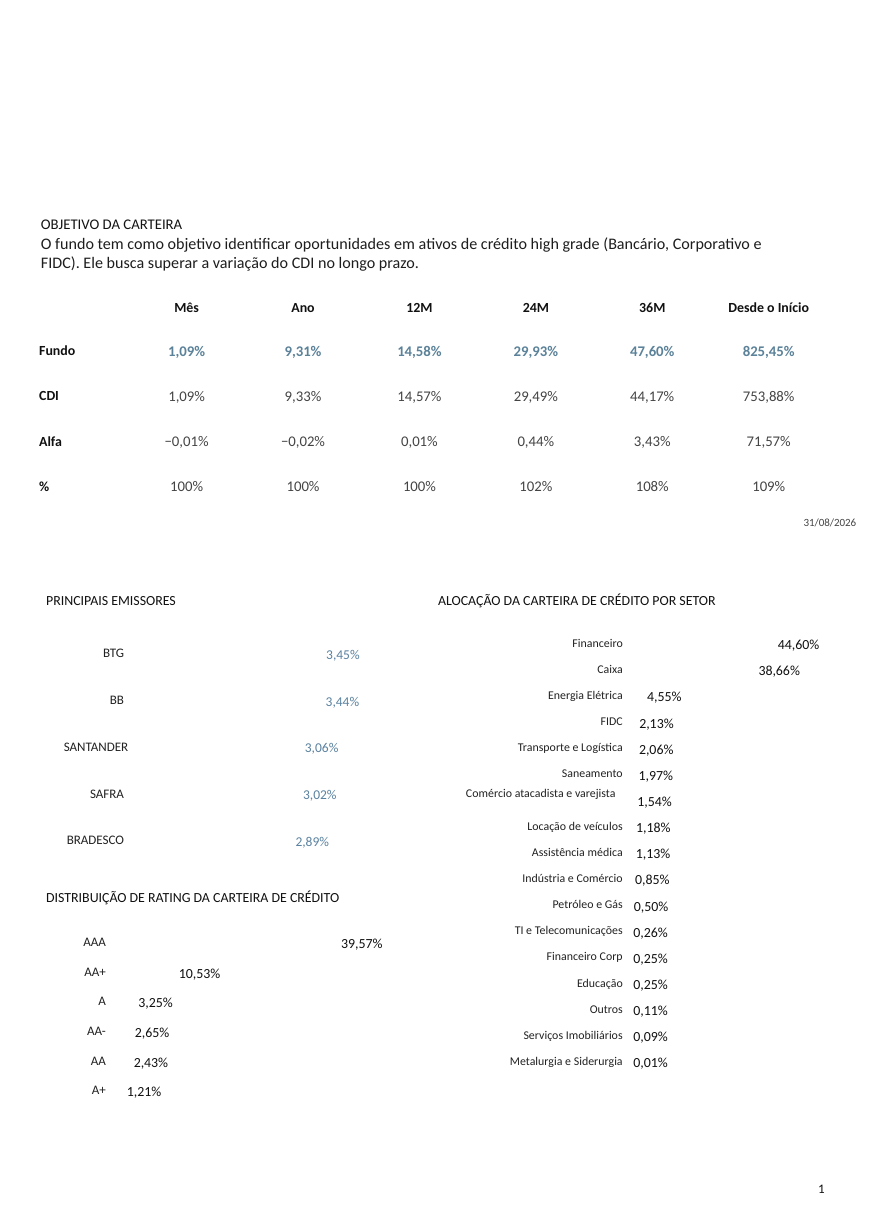
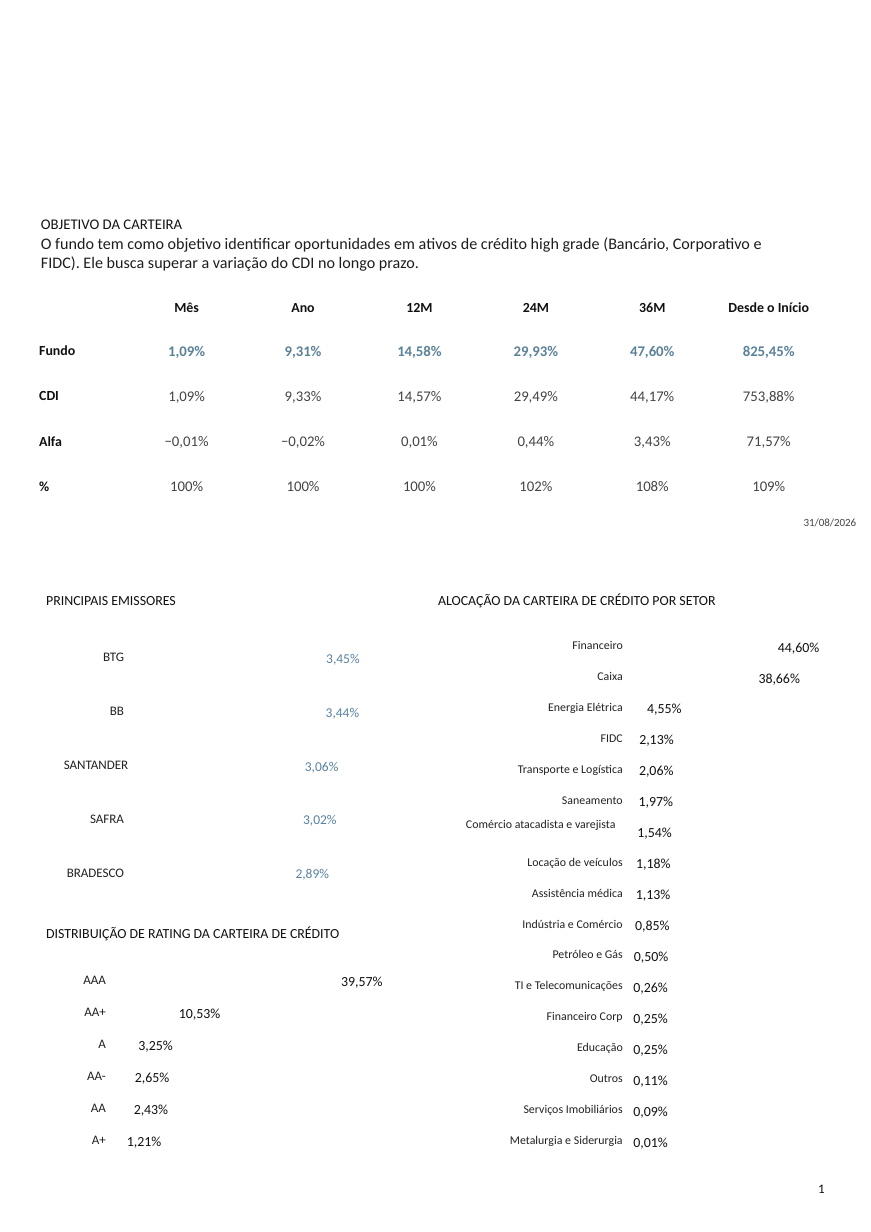
Before and after one commit to orenanchaves/Tivio-teste, a slide deck: slide 1 of AutomaTivio/saida/2026-08/pptx/Tivio Institucional - Relatório de Gestão - Agosto 2026.pptx. Drawn at 871x1232 pixels with LibreOffice and Linux fonts; fonts in the diff are those of the drawing; background and template pictures are left out. Boxes give left, top, right and bottom in pixels: in the first picture for what was removed or moved away, otherwise in the second. Text is boxed around its words. In the diff, an @@ line names an element or a change of style, - is before the commit and + after.

```diff
--- a/AutomaTivio/saida/2026-08/pptx/Tivio Institucional - Relatório de Gestão - Agosto 2026.pptx
+++ b/AutomaTivio/saida/2026-08/pptx/Tivio Institucional - Relatório de Gestão - Agosto 2026.pptx
@@ text "BTG": place and size @@
-text "BTG" at [103, 648, 124, 657]
+text "BTG" at [103, 652, 124, 661]
@@ text "3,45%": place and size @@
-text "3,45%" at [326, 650, 359, 661]
+text "3,45%" at [326, 654, 359, 665]
@@ 6 texts: place and size @@
-6 texts at [110, 665, 800, 708]
+6 texts at [110, 672, 800, 719]
@@ text "FIDC": place and size @@
-text "FIDC" at [601, 717, 623, 725]
+text "FIDC" at [601, 734, 623, 742]
@@ text "2,13%": place and size @@
-text "2,13%" at [639, 718, 673, 730]
+text "2,13%" at [639, 734, 673, 746]
@@ 3 texts: place and size @@
-3 texts at [64, 742, 673, 756]
+3 texts at [64, 760, 673, 777]
@@ 5 texts: place and size @@
-5 texts at [90, 743, 673, 801]
+5 texts at [90, 765, 673, 826]
@@ text "Comércio atacadista e varejista": place and size @@
-text "Comércio atacadista e varejista" at [466, 788, 616, 799]
+text "Comércio atacadista e varejista" at [466, 819, 616, 830]
@@ text "1,54%": place and size @@
-text "1,54%" at [637, 796, 671, 808]
+text "1,54%" at [637, 827, 671, 839]
@@ 5 texts: place and size @@
-5 texts at [46, 821, 670, 905]
+5 texts at [46, 857, 670, 941]
@@ 6 texts: place and size @@
-6 texts at [87, 873, 669, 1069]
+6 texts at [87, 919, 669, 1116]
@@ 5 texts: place and size @@
-5 texts at [91, 900, 668, 1098]
+5 texts at [91, 950, 668, 1148]
@@ text "TI e Telecomunicações": place and size @@
-text "TI e Telecomunicações" at [515, 926, 623, 936]
+text "TI e Telecomunicações" at [515, 981, 623, 991]
@@ text "0,26%": place and size @@
-text "0,26%" at [633, 927, 667, 939]
+text "0,26%" at [633, 982, 667, 994]
@@ text "Financeiro Corp": place and size @@
-text "Financeiro Corp" at [547, 952, 623, 962]
+text "Financeiro Corp" at [547, 1012, 623, 1022]
@@ text "0,25%": place and size @@
-text "0,25%" at [633, 953, 667, 965]
+text "0,25%" at [633, 1013, 667, 1025]
@@ 7 texts: place and size @@
-7 texts at [83, 848, 670, 1005]
+7 texts at [83, 889, 670, 1048]
@@ text "Educação": place and size @@
-text "Educação" at [577, 978, 623, 989]
+text "Educação" at [577, 1042, 623, 1053]
@@ text "0,25%": place and size @@
-text "0,25%" at [633, 979, 667, 991]
+text "0,25%" at [633, 1044, 667, 1056]
@@ text "Outros": place and size @@
-text "Outros" at [590, 1005, 623, 1013]
+text "Outros" at [590, 1074, 623, 1082]
@@ text "0,11%": place and size @@
-text "0,11%" at [633, 1005, 667, 1017]
+text "0,11%" at [633, 1075, 667, 1087]
@@ text "Serviços Imobiliários": place and size @@
-text "Serviços Imobiliários" at [524, 1031, 623, 1041]
+text "Serviços Imobiliários" at [524, 1105, 623, 1115]
@@ text "0,09%": place and size @@
-text "0,09%" at [633, 1031, 667, 1043]
+text "0,09%" at [633, 1106, 667, 1118]
@@ text "Metalurgia e Siderurgia": place and size @@
-text "Metalurgia e Siderurgia" at [510, 1056, 623, 1067]
+text "Metalurgia e Siderurgia" at [510, 1135, 623, 1146]
@@ text "0,01%": place and size @@
-text "0,01%" at [633, 1057, 667, 1069]
+text "0,01%" at [633, 1137, 667, 1149]
```
Also in this commit, not shown: 1 other slide changed, 49 other files.
